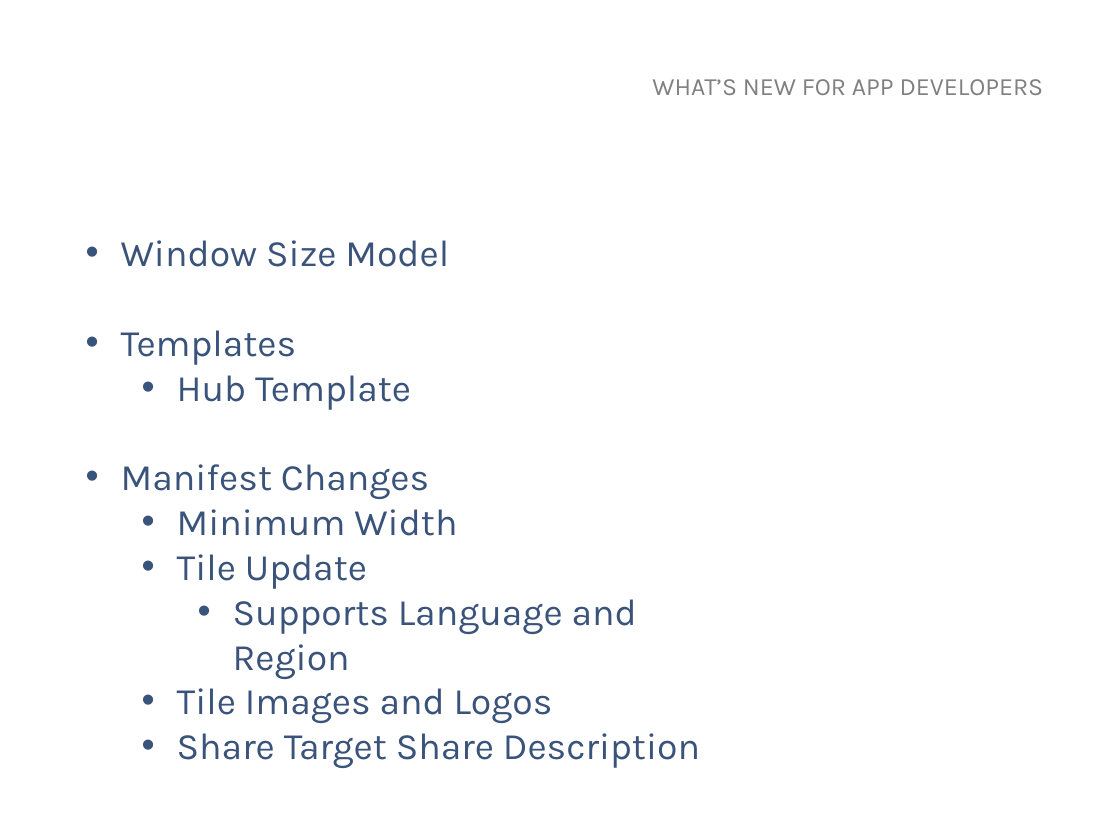
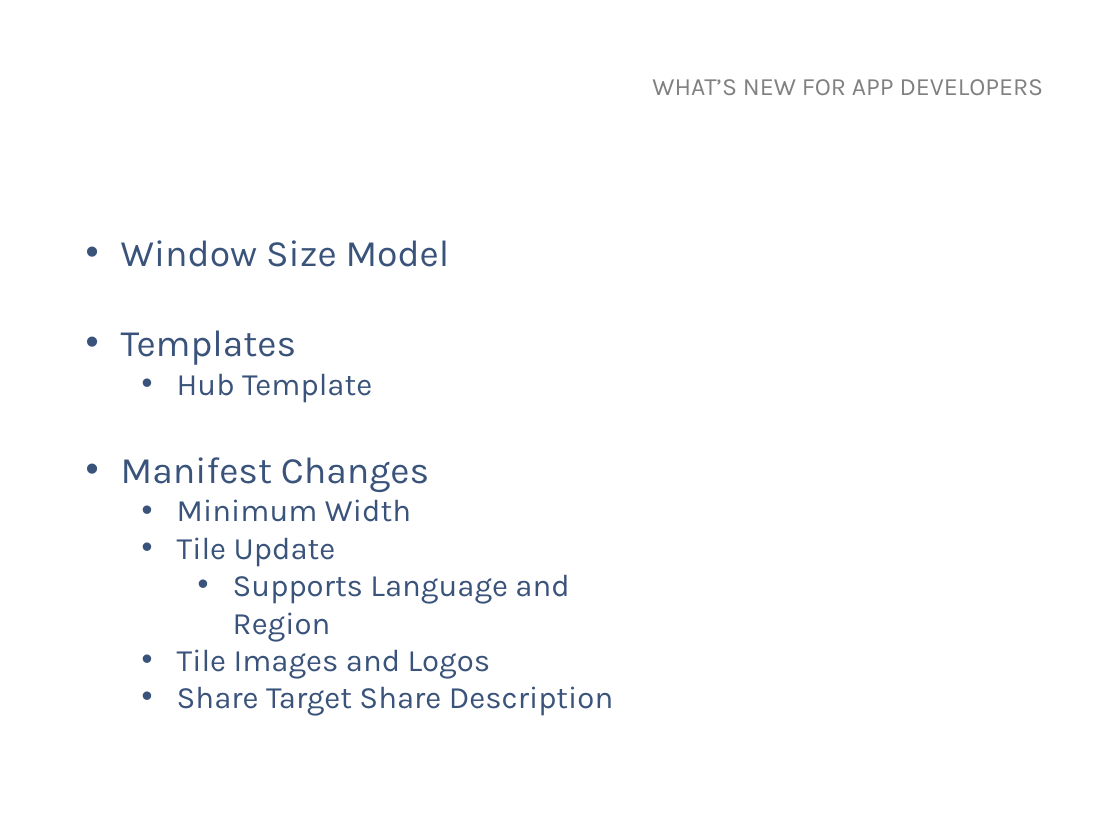
Before and after one commit to MarkerMetro/MarkerMetro.Talks, a slide deck: slide 8 of WhatsNewInWindows81/WhatsNewInWindows81.pptx. Drawn at 1120x840 pixels with LibreOffice and Linux fonts; fonts in the diff are those of the drawing; background and template pictures are left out. Boxes give left, top, right and bottom in pixels: in the first picture for what was removed or moved away, otherwise in the second. Text is boxed around its words. In the diff, an @@ line names an element or a change of style, - is before the commit and + after.

```diff
--- a/WhatsNewInWindows81/WhatsNewInWindows81.pptx
+++ b/WhatsNewInWindows81/WhatsNewInWindows81.pptx
@@ text at <box>177,373,613,716</box>: size 24 to 20 pt in "Hub Template", "Minimum Width", "Tile Update", "Supports Language and Region" and 2 more places @@
```
Also in this commit, not shown: 3 other slides changed, 1 slide added.
